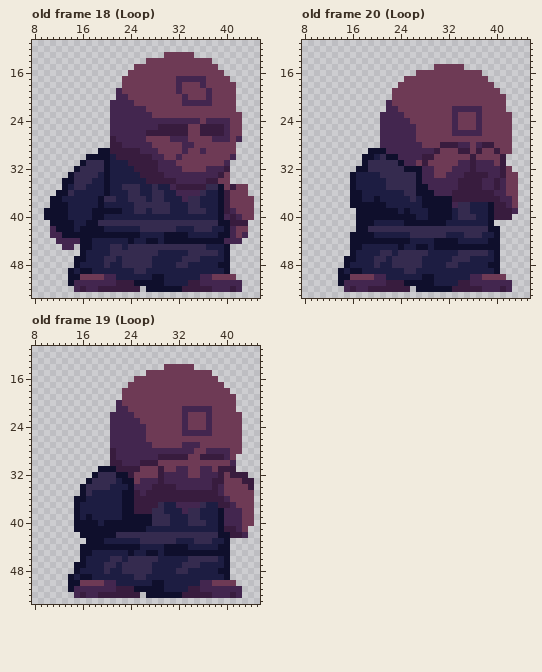
Two states of a pixel-art file, platformer-jam/Sprites/char.aseprite. Above: the version before the commit.
64x64 pixels, 20 frames. Shown: old frame 18 (Loop): x 8..45, y 11..53; old frame 20 (Loop): x 8..45, y 11..53; old frame 19 (Loop): x 8..45, y 11..53.
After the commit:
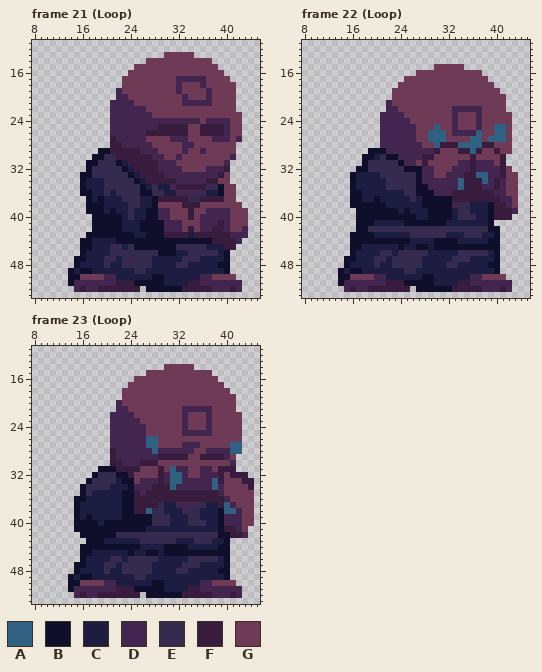
Palette (. is transparent): A #306082  B #0f0f2c  C #1d1d42  D #43264f  E #352b4f  F #381c3e  G #6e3a55
A new or re-ordered frame is compared with the old frame closest to it.
Diff:
frames 20 -> 23
Changed rows in their new state; - is an unchanged pixel.
Frame 21 (Loop) is new; against old frame 18 (Loop), layers "Layer 6", "Layer 3":
first column x 10:
30 -------.--EE-----------------------
31 ------.BB-EEB----------------------
32 -----..B--EEEB---------------------
33 ----..BB-EEEEEB--------------------
34 ---...BC--EEEEEB-------------------
35 ---...B---EEE---B--------------G..-
36 --....BB--E-EE--BB------------G-..-
37 -......B--CC-E--C-BFFFFF--FFFFG-...
38 -......BB-----E-CCBGGGGFFFGGGGG--..
39 .......B--C-C-ECCBBDDGGGFGGDDDDG--.
40 ........--BBB-E--BBDDGGGFGDDDD-GG-.
41 -.......-BBBBCCCBBBBDDDGGGDDDFDGGG-
42 -.......--BBB---BBBBDDDGFGDDFFDG-D-
43 -......--------C-BBBFFFF-FFFFFF-D--
44 --....------BB-BB--B--------FFFF---
45 ---..----------BBBBBBB--------FF---
46 -------------------BBB-------------
Frame 22 (Loop) is new; against old frame 20 (Loop), layer "Layer 6":
first column x 29:
25 -A---------AA
26 AAA-----A--AA
27 AAA----AA-AAA
28 -A---AAAA----
29 -------A-----
first column x 34:
33 ---AA
34 A---A
35 A----
Frame 23 (Loop) is new; against old frame 19 (Loop), layer "Layer 6":
first column x 27:
26 AA--------------
27 AA------------AA
28 -A------------AA
31 ----A-----------
32 ----AA----------
33 ----AA-----A----
34 ----A------A----
37 -------------A--
38 A------------AA-
Where, in picture pixels (left, top, right, bottom), the same in both pictures:
changed: (44, 154, 254, 256)
changed: (428, 124, 506, 190)
changed: (146, 436, 182, 490)
changed: (230, 442, 242, 454)
changed: (212, 478, 236, 514)
changed: (146, 508, 152, 514)
